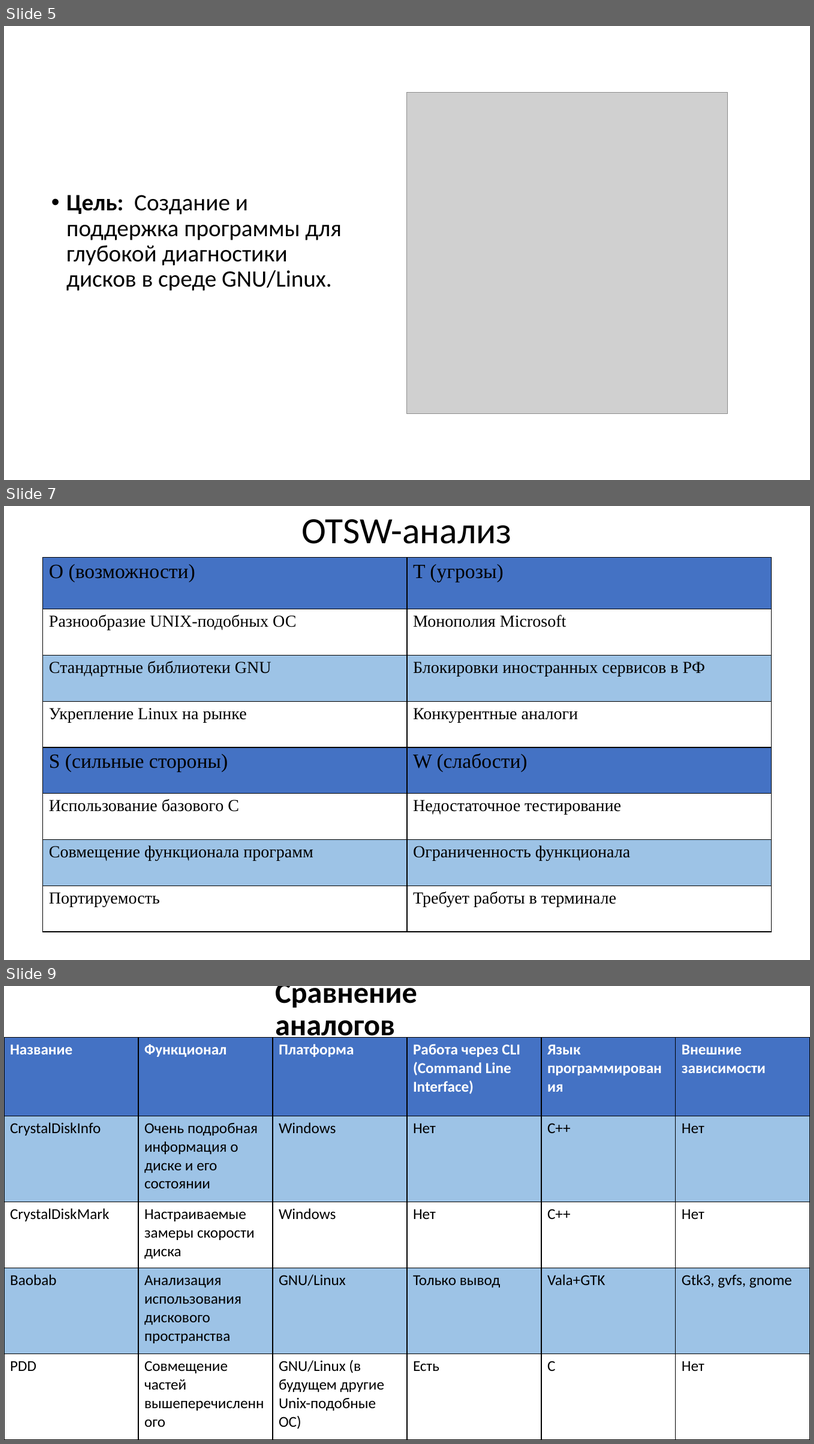
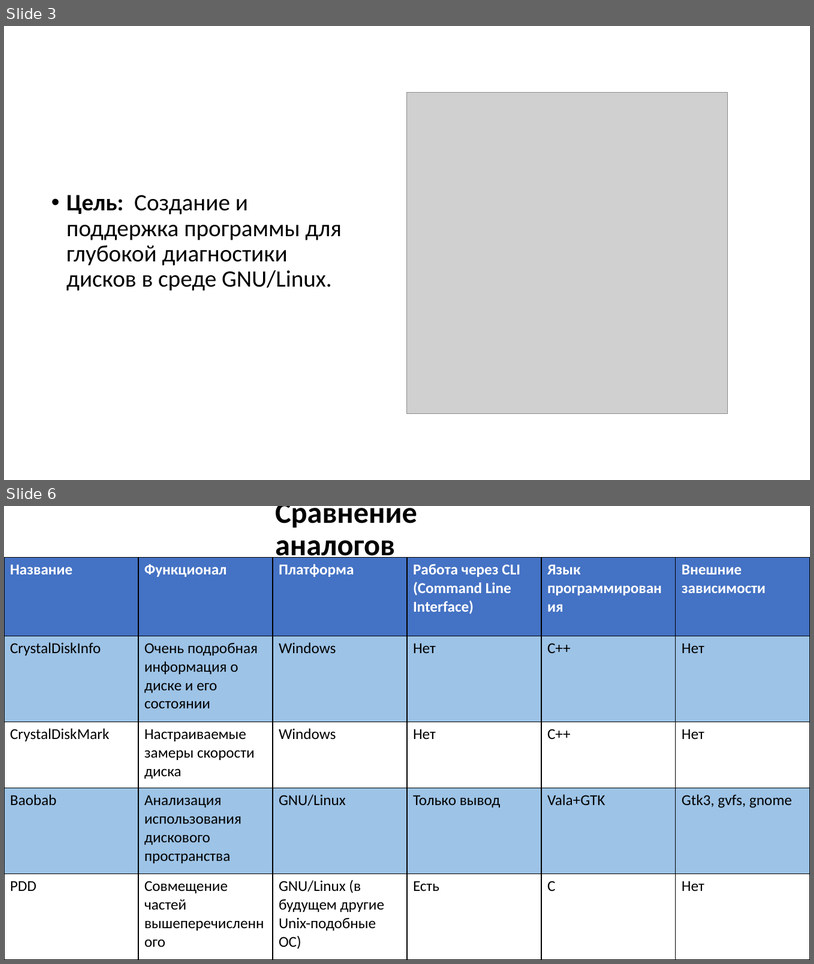
Before and after one commit to Arbuzz33/PDD, a slide deck: docs/PDD.pptx. Shown one above the other, each under a label of ours: slides 5, 7 and 9 before the commit, slides 3 and 6 after it; the slides between them are not shown. The pictures are 814x1444 and 814x964 pixels, drawn with LibreOffice and Linux fonts; fonts in the diff are those of the drawing; grey boxes stand for pictures. Boxes give left, top, right and bottom in pixels: in the first picture for what was removed or moved away, otherwise in the second. Text is boxed around its words. In the diff, an @@ line names an element or a change of style, - is before the commit and + after.

```diff
--- a/docs/PDD.pptx
+++ b/docs/PDD.pptx
@@ slide 7 removed at box(4, 506, 810, 960), background #FFFFFF @@
@@ title removed at box(302, 519, 512, 544) @@
-OTSW-анализ
@@ table removed at box(43, 558, 771, 932), 8 rows, 2 columns @@
-O (возможности) | T (угрозы)
-Разнообразие UNIX-подобных ОС | Монополия Microsoft
-Стандартные библиотеки GNU | Блокировки иностранных сервисов в РФ
-Укрепление Linux на рынке | Конкурентные аналоги
-S (сильные стороны) | W (слабости)
-Использование базового C | Недостаточное тестирование
-Совмещение функционала программ | Ограниченность функционала
-Портируемость | Требует работы в терминале
@@ what was slide 5 is now slide 3 @@
@@ what was slide 9 is now slide 6 @@
```
Also in this commit, not shown: 3 slides changed, 2 other slides removed.
